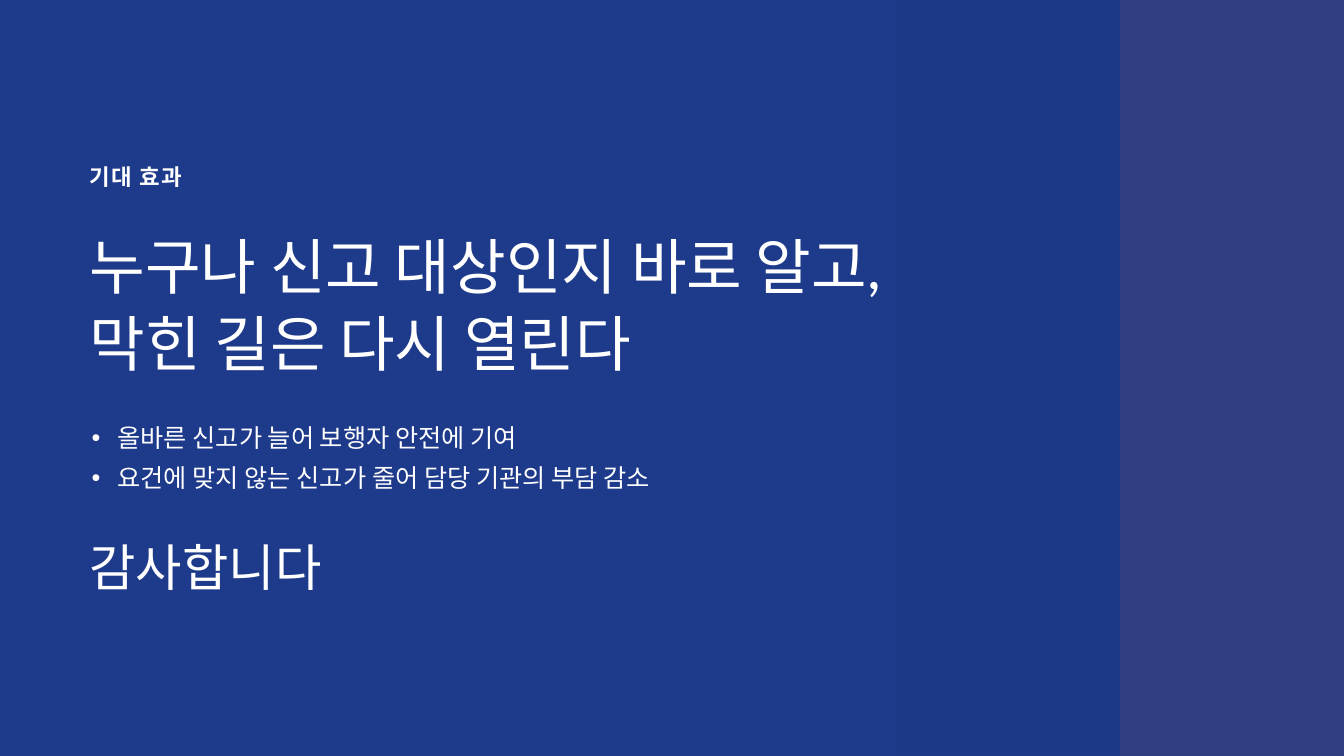
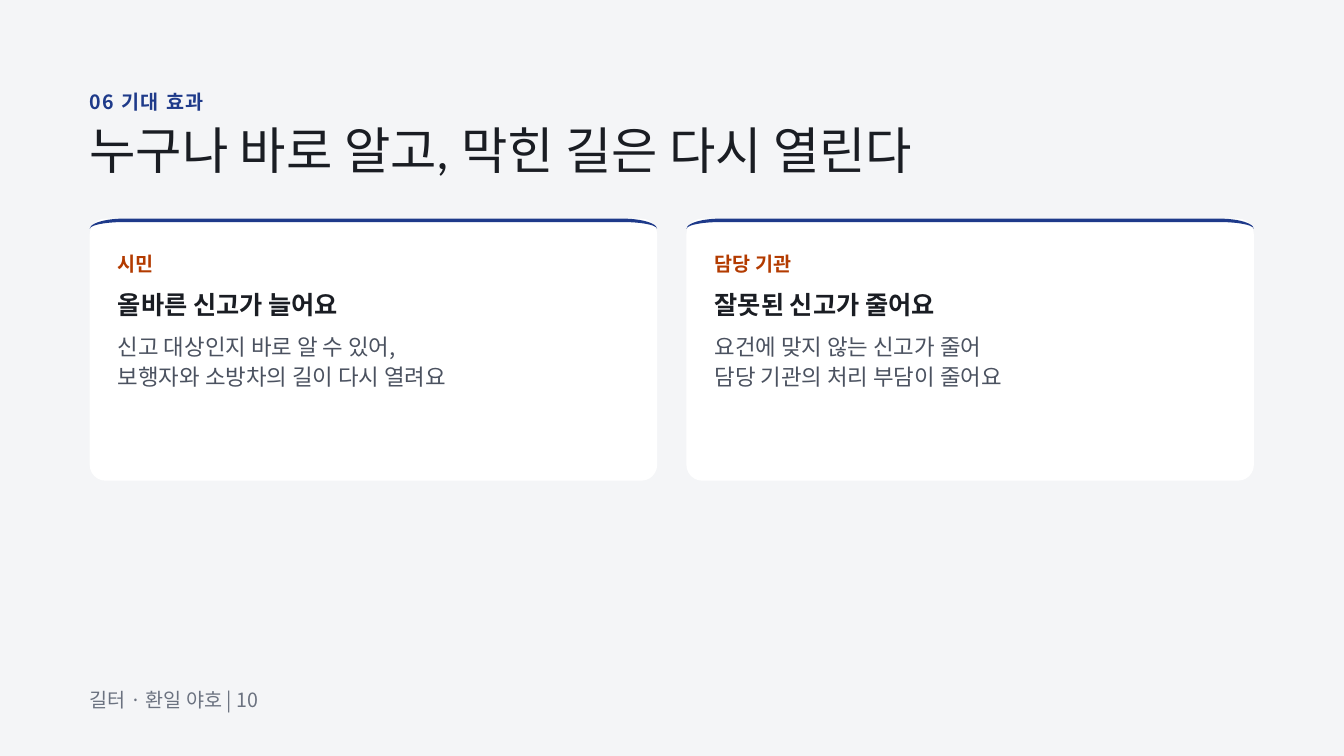
Before and after one commit to ljiomsh/illegal-car-detector, a slide deck: slide 10 of 발표자료/길터_발표자료_최종.pptx (slide 12 before the commit). Drawn at 1344x756 pixels with LibreOffice and Linux fonts; fonts in the diff are those of the drawing. Boxes give left, top, right and bottom in pixels: in the first picture for what was removed or moved away, otherwise in the second. Text is boxed around its words. In the diff, an @@ line names an element or a change of style, - is before the commit and + after.

```diff
--- a/발표자료/길터_발표자료_최종.pptx
+++ b/발표자료/길터_발표자료_최종.pptx
@@ background #1E3A8A to #F4F5F7 @@
@@ rectangle removed at (x1=896, y1=0, x2=1344, y2=756) @@
@@ text at (x1=90, y1=92, x2=204, y2=111): text changed; size 16 to 14 pt; text colour #FFFFFF to #1E3A8A @@
-기대 효과
+06 기대 효과
@@ title at (x1=90, y1=127, x2=912, y2=176): text changed; size 43.2 to 36 pt; text colour #FFFFFF to #1A1D23 @@
-누구나 신고 대상인지 바로 알고,
-막힌 길은 다시 열린다
+누구나 바로 알고, 막힌 길은 다시 열린다
@@ rounded rectangle added at (x1=90, y1=219, x2=657, y2=481), fill #FFFFFF @@
@@ freeform shape added at (x1=90, y1=219, x2=657, y2=481), fill #1E3A8A @@
@@ rounded rectangle added at (x1=687, y1=219, x2=1254, y2=481), fill #FFFFFF @@
@@ freeform shape added at (x1=687, y1=219, x2=1254, y2=481), fill #1E3A8A @@
@@ text added at (x1=118, y1=254, x2=154, y2=273), 14 pt, text #B33B00, bold @@
+시민
@@ text added at (x1=715, y1=254, x2=791, y2=273), 14 pt, text #B33B00, bold @@
+담당 기관
@@ text added at (x1=118, y1=293, x2=338, y2=317), 18 pt, text #1A1D23, bold @@
+올바른 신고가 늘어요
@@ text added at (x1=715, y1=293, x2=935, y2=317), 18 pt, text #1A1D23, bold @@
+잘못된 신고가 줄어요
@@ text added at (x1=118, y1=336, x2=446, y2=387), 16 pt, text #4B5260 @@
+신고 대상인지 바로 알 수 있어,
+보행자와 소방차의 길이 다시 열려요
@@ text at (x1=715, y1=336, x2=1002, y2=387): text changed; size 18 to 16 pt; text colour #FFFFFF to #4B5260 @@
-• 올바른 신고가 늘어 보행자 안전에 기여
-• 요건에 맞지 않는 신고가 줄어 담당 기관의 부담 감소
+요건에 맞지 않는 신고가 줄어
+담당 기관의 처리 부담이 줄어요
@@ text removed at (x1=90, y1=544, x2=322, y2=590) @@
-감사합니다
@@ text added at (x1=90, y1=691, x2=258, y2=709), 14 pt, text #6B7280 @@
+길터 · 환일 야호 | 10
```
Also in this commit, not shown: 3 other slides changed, 1 slide added, 2 slides removed, 1 other file.
